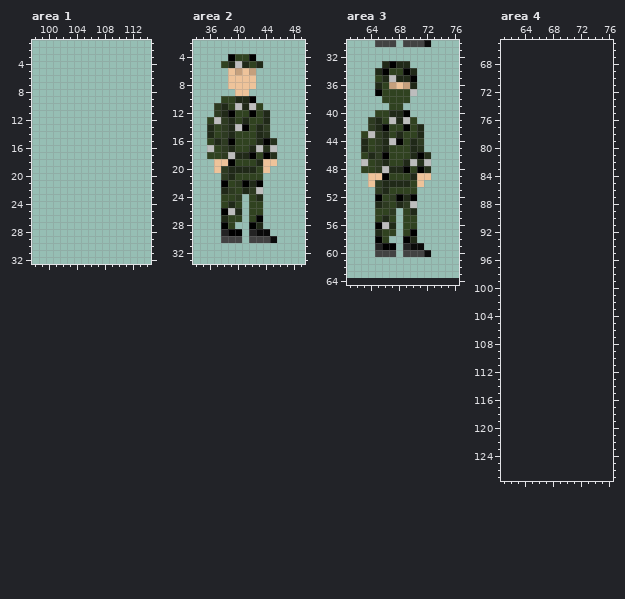
Two states of a pixel-art file, Concept/Cadets/Concept.aseprite. Above is the file before it was changed.
128x64 pixels, 1 frame. Colours within 5 levels of each other are drawn and written as one. Shown: area 1: x 98..114, y 1..32; area 2: x 34..49, y 2..33; area 3: x 61..76, y 30..64; area 4: x 61..76, y 65..127. The old version is drawn lined up with the new one, on the new canvas.
New version:
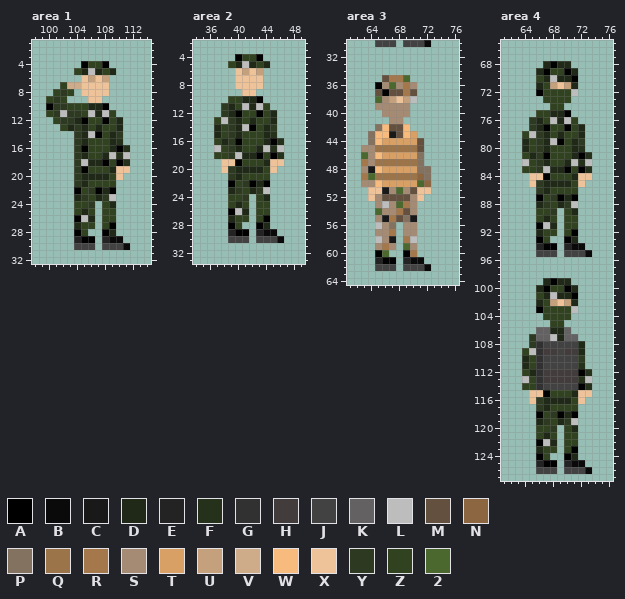
Palette (. is transparent): A #000000  B #0a0a0a  C #191919  D #202918  E #232323  F #26311c  G #313131  H #423c3c  J #424242  K #636161  L #bdbdbd  M #63503e  N #8c6640  P #847261  Q #9c744a  R #a5784b  S #a58b73  T #d9a066  U #c5a07d  V #ceab89  W #f7bb7e  X #eec39a  Y #2d3a21  Z #304220  2 #4b692f
Diff:
canvas 128x64 -> 128x128
Area 1:
y 4: x 105..108 .... -> AZZA
y 5: x 104..109 ...... -> ZDLDZD
y 6: x 105..108 .... -> XUXU
y 7: x 102..108 ....... -> ZVVXXXX
y 8: x 101..103 ... -> ZYZ; x 105..108 .... -> XXXX
y 9: x 100..102 ... -> ZYZ; x 106..107 .. -> XX
y 10: x 100..108 ......... -> AYYZZZDDA
y 11: x 100..109 .......... -> ZYLYYZLDLZ
y 12: x 101..110 .......... -> ZYYDAZZAZD
y 13: x 102..110 ......... -> ZDYDZDZZD
y 14: x 104..110 ....... -> YDLAZDY
y 15: x 104..110 ....... -> YDZZZDF
y 16: x 104..111 ........ -> YAZZZDAF
y 17: x 104..111 ........ -> YDZZDLFL
y 18: x 104..111 ........ -> YLDDAZAF
y 19: x 104..111 ........ -> YAZZZDXX
y 20: x 104..110 ....... -> YDDDDZX
y 21: x 104..109 ...... -> YDZZZZ
y 22: x 104..109 ...... -> AZYADA
y 23: x 104..109 ...... -> DYZDYL
y 24: x 104..106 ... -> ZZY; x 108..109 .. -> ZD
y 25: x 104..106 ... -> ZDZ; x 108..109 .. -> ZZ
y 26: x 104..106 ... -> ALD; x 108..109 .. -> ZZ
y 27: x 104..106 ... -> DZZ; x 108..109 .. -> ZA
y 28: x 104..105 .. -> AZ; x 108..109 .. -> AD
y 29: x 104..106 ... -> EAA; x 108..110 ... -> EBB
y 30: x 104..106 ... -> JJJ; x 108..111 .... -> JJJB
Area 2:
y 4: x 39..40 AZ -> .A; x 42..43 A. -> ZA
y 5: x 38..44 ZDLDZD. -> .ZDLDZD
y 6: x 39..43 XUXU. -> .XUXU
y 7..8: x 39 X -> .; x 43 . -> X
y 9: x 40 X -> .; x 42 . -> X
y 10: x 38 Z -> .; x 40 D -> Z; x 42..43 A. -> DA
y 11: x 37..44 YDZLDLZ. -> .YDZLDLZ
y 12: x 37..40 YDAZ -> .YDA; x 42..45 AZD. -> ZAZD
y 13: x 36..42 ZLYDZDZ -> .ZLYDZD; x 44..45 D. -> ZD
y 14: x 36..45 DZYDLAZDY. -> .DZYDLAZDY
y 15: x 36..40 DZYDZ -> .DZYD; x 43..45 DF. -> ZDF
y 16: x 36..40 ZDYAZ -> .ZDYA; x 43..46 DAF. -> ZDAF
y 17: x 36..40 LZYDZ -> .LZYD; x 42..46 DLFL. -> ZDLFL
y 18: x 36 Z -> .; x 38..40 YLD -> ZYL; x 42..46 AZAF. -> DAZAF
y 19: x 37 X -> .; x 39..40 AZ -> XA; x 43..44 DX -> ZD; x 46 . -> X
y 20: x 37..39 XYD -> .XY; x 43..45 ZX. -> DZX
y 21: x 38..40 YDZ -> .YD; x 44 . -> Z
y 22: x 38..44 AZYADA. -> .AZYADA
y 23: x 38..44 DYZDYL. -> .DYZDYL
y 24: x 38 Z -> .; x 40..44 Y.ZD. -> ZY.ZD
y 25: x 38..42 ZDZ.Z -> .ZDZ.; x 44 . -> Z
y 26: x 38..42 ALD.Z -> .ALD.; x 44 . -> Z
y 27: x 38..39 DZ -> .D; x 41..44 .ZA. -> Z.ZA
y 28: x 38..40 AZ. -> .AZ; x 42..44 AD. -> .AD
y 29: x 38..39 EA -> .E; x 41..43 .EB -> A.E; x 45 . -> B
y 30: x 38 J -> .; x 41..42 .J -> J.; x 45..46 B. -> JB
Area 3:
y 33: x 66..69 DADD -> ....
y 34: x 65..70 DAZZAD -> ......
y 35: x 65..70 ZDLDDA -> .MRR2.
y 36: x 65..70 DZUXUD -> AS2SRS
y 37: x 65..70 AZZZZL -> MAMMRM
y 38: x 65..70 .ZZZZ. -> 2SUXUL
y 39: x 65..69 ..ZZ. -> SSSSS
y 40: x 65..69 ZZDDA -> .SSSS
y 41: x 64..70 YDZLDLZ -> ...SS..
y 42: x 64..71 YDAZZAZD -> .PWMMW..
y 43: x 63..71 ZLYDZDZZD -> .PWWCMWT.
y 44: x 63..71 DZYDLAZDY -> .PWTTTTTM
y 45: x 63..71 DZYDZZZDF -> SSQQQQQQM
y 46: x 63..72 ZDYAZZZDAF -> 2SWTTTTTP.
y 47: x 63..72 LZYDZZDLFL -> RSQQQQQQP.
y 48: x 63..72 ZZYLDDAZAF -> SCWTTTTTPP
y 49: x 63..72 .XXAZZZDXX -> R2QQQQQQNP
y 50: x 63..72 .XYDDDDZX. -> SSWTTTTT2N
y 51: x 64..72 .YDZZZZ.. -> XXCS2SMXX
y 52: x 64..71 .AZYADA. -> XSMMMMSX
y 53: x 65..70 DYZDYL -> SLS2RS
y 54: x 65..70 ZZY.ZD -> 2SSRMS
y 55: x 65..70 ZDZ.ZZ -> SCRMPC
y 56: x 65..67 ALD -> LSP; x 69..70 ZZ -> SS
y 57: x 65..67 DZZ -> SSR; x 69..70 ZA -> SS
y 58: x 65..67 AZ. -> LSC; x 69..70 AD -> RL
y 59: x 65..67 EAA -> SRS; x 69..71 EBB -> 2S.
y 60: x 65..67 JJJ -> A2.; x 69..72 JJJB -> AR..
y 61: x 65..67 ... -> EAA; x 69..71 ... -> EBB
y 62: x 65..67 ... -> JJJ; x 69..72 .... -> JJJB
Area 4:
y 68: x 67..70 .... -> DADD
y 69: x 66..71 ...... -> DAZZAD
y 70: x 66..71 ...... -> ZDLDDA
y 71: x 66..71 ...... -> DZUXUD
y 72: x 66..71 ...... -> AZZZZL
y 73: x 67..70 .... -> ZZZZ
y 74: x 68..69 .. -> ZZ
y 75: x 66..70 ..... -> ZZDDA
y 76: x 65..71 ....... -> YDZLDLZ
y 77: x 65..72 ........ -> YDAZZAZD
y 78: x 64..72 ......... -> ZLYDZDZZD
y 79: x 64..72 ......... -> DZYDLAZDY
y 80: x 64..72 ......... -> DZYDZZZDF
y 81: x 64..73 .......... -> ZDYAZZZDAF
y 82: x 64..73 .......... -> LZYDZZDLFL
y 83: x 64..73 .......... -> ZZYLDDAZAF
y 84: x 65..73 ......... -> XXAZZZDXX
y 85: x 65..72 ........ -> XYDDDDZX
y 86: x 66..71 ...... -> YDZZZZ
y 87: x 66..71 ...... -> AZYADA
y 88: x 66..71 ...... -> DYZDYL
y 89: x 66..68 ... -> ZZY; x 70..71 .. -> ZD
y 90: x 66..68 ... -> ZDZ; x 70..71 .. -> ZZ
y 91: x 66..68 ... -> ALD; x 70..71 .. -> ZZ
y 92: x 66..68 ... -> DZZ; x 70..71 .. -> ZA
y 93: x 66..67 .. -> AZ; x 70..71 .. -> AD
y 94: x 66..68 ... -> EAA; x 70..72 ... -> EBB
y 95: x 66..68 ... -> JJJ; x 70..73 .... -> JJJB
y 99: x 67..70 .... -> DADD
y 100: x 66..71 ...... -> DAZZAD
y 101: x 66..71 ...... -> ZDLDDA
y 102: x 66..71 ...... -> DZUXUD
y 103: x 66..71 ...... -> AZZZZL
y 104: x 67..70 .... -> ZZZZ
y 105: x 68..69 .. -> ZZ
y 106: x 66..70 ..... -> KKDDK
y 107: x 65..71 ....... -> YKKLDKK
y 108: x 65..72 ........ -> YGJJJJJD
y 109: x 64..72 ......... -> ZLGHHJHHD
y 110: x 64..72 ......... -> DZGJJJJJY
y 111: x 64..72 ......... -> DZGJJJJJF
y 112: x 64..73 .......... -> ZDGHHHHHAF
y 113: x 64..73 .......... -> LZGHHHHHFL
y 114: x 64..73 .......... -> ZZGJJJJJAF
y 115: x 65..73 ......... -> XXAZZZDXX
y 116: x 65..72 ........ -> XYDDDDZX
y 117: x 66..71 ...... -> YDZZZZ
y 118: x 66..71 ...... -> AZYADA
y 119: x 66..71 ...... -> DYZDYL
y 120: x 66..68 ... -> ZZY; x 70..71 .. -> ZD
y 121: x 66..68 ... -> ZDZ; x 70..71 .. -> ZZ
y 122: x 66..68 ... -> ALD; x 70..71 .. -> ZZ
y 123: x 66..68 ... -> DZZ; x 70..71 .. -> ZA
y 124: x 66..67 .. -> AZ; x 70..71 .. -> AD
y 125: x 66..68 ... -> EAA; x 70..72 ... -> EBB
y 126: x 66..68 ... -> JJJ; x 70..73 .... -> JJJB
Boxes around the changes in both pictures, in picture pixels (x1, y1, x2, y2):
added: (46, 61, 130, 250)
changed: (207, 54, 284, 243)
changed: (361, 61, 431, 271)
added: (522, 61, 592, 474)
